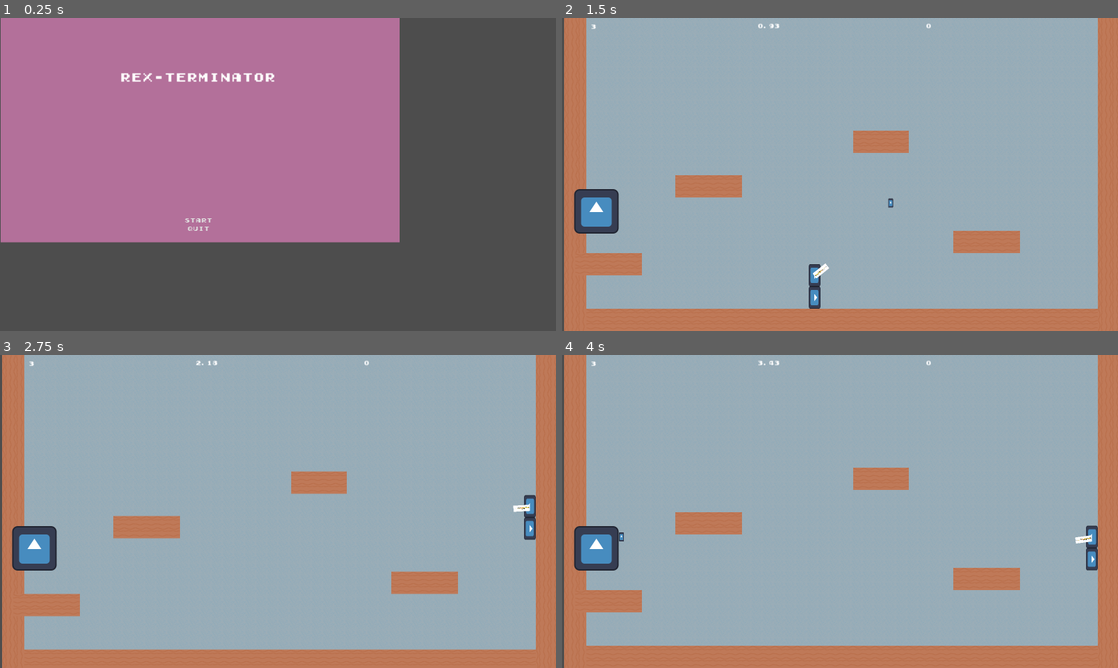
Above: before the commit, frames 1-4 (two rows, left to right).
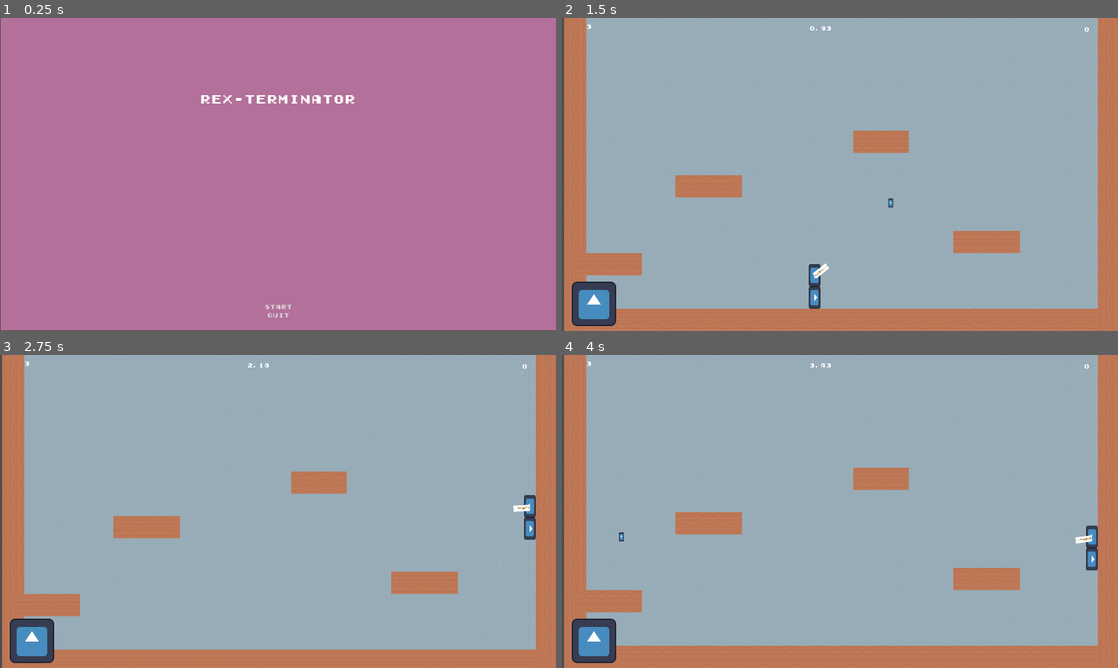
Above: after the commit, the same moments.

Repository: deruitda/ludum-dare-56
Game: Godot game, scene res://scenes/core/main.tscn
Same seed, same stepped clock (60 frames per second), same inputs: the game is played once before the commit and once after it. The engine's default icon, where the game draws it, is replaced by a stand-in: a white triangle on a blue panel in a dark square.
Inputs (mouse positions are in pixels of both pictures, inside the frame that each line leads up to):
- Up to frame 1 (0.25 s): no input
- Up to frame 2 (1.5 s): click "Start" at 0.5 s; tap Enter at 1.25 s; move the mouse to (962, 158) at 1.27 s; hold D (move_right) from 1.28 s (still down); click (962, 158) at 1.35 s
- Up to frame 3 (2.75 s): keep holding D (move_right); tap Space (jump) at 1.52, 2.27 s; move the mouse to (166, 527) at 2.02 s; click (166, 527) at 2.1 s
- Up to frame 4 (4 s): move the mouse to (895, 442) at 2.77 s; release D (move_right) at 2.78 s; hold A (move_left) 2.78-3.53 s; click (895, 442) at 2.85 s; move the mouse to (812, 574) at 3.52 s; hold D (move_right) from 3.53 s (still down); click (812, 574) at 3.6 s; tap Space (jump) at 3.77 s

The runs differ from the first frame. In frame 1, 49% of the frame differs, in the area x 0-100%, y 0-100%; in frame 2, 2.4%; in frame 3, 2.4%; in frame 4, 2.4%.

Commit message:
resize ui and start menu

Diff:
--- a/scenes/core/start_menu.tscn
+++ b/scenes/core/start_menu.tscn
@@ -19,7 +19,8 @@
 anchor_right = 1.0
 anchor_bottom = 1.0
 offset_top = 103.0
-offset_right = 148.0
+offset_right = 603.0
+offset_bottom = 253.0
 grow_horizontal = 2
 grow_vertical = 2
 color = Color(0.704067, 0.43784, 0.601708, 1)
@@ -30,8 +31,8 @@
 anchor_right = 1.0
 anchor_bottom = 1.0
 offset_top = 98.0
-offset_right = 143.0
-offset_bottom = 3.0
+offset_right = 603.0
+offset_bottom = 252.0
 grow_horizontal = 2
 grow_vertical = 2
 theme_override_constants/margin_left = 32
--- a/scenes/core/ui.tscn
+++ b/scenes/core/ui.tscn
@@ -19,10 +19,10 @@
 
 [node name="GameTime" type="Label" parent="TimerBackground"]
 layout_mode = 0
-offset_left = 202.0
-offset_top = 12.0
-offset_right = 392.0
-offset_bottom = 35.0
+offset_left = 351.0
+offset_top = 19.0
+offset_right = 541.0
+offset_bottom = 42.0
 theme = ExtResource("1_6lw3b")
 text = "0
 "
@@ -37,9 +37,9 @@
 
 [node name="HP" type="Label" parent="HPBackground"]
 layout_mode = 0
-offset_left = 22.0
+offset_left = 9.0
 offset_top = 10.0
-offset_right = 64.0
+offset_right = 51.0
 offset_bottom = 33.0
 theme = ExtResource("1_6lw3b")
 text = "3"
@@ -54,10 +54,10 @@
 
 [node name="KillCount" type="Label" parent="KillCountBackground"]
 layout_mode = 0
-offset_left = 17.0
-offset_top = 3.0
-offset_right = 57.0
-offset_bottom = 26.0
+offset_left = 472.0
+offset_top = 13.0
+offset_right = 512.0
+offset_bottom = 36.0
 theme = ExtResource("1_6lw3b")
 text = "0"
 horizontal_alignment = 1
@@ -70,6 +70,6 @@
 offset_bottom = 482.0
 
 [node name="Sprite2D" type="Sprite2D" parent="ItemSlotBackground"]
-position = Vector2(77, 74)
+position = Vector2(70, 340)
 texture = ExtResource("4_0tsl8")
 script = ExtResource("5_rcdii")
Not shown: 1 places in scenes/core/main.tscn that only renumber resources
